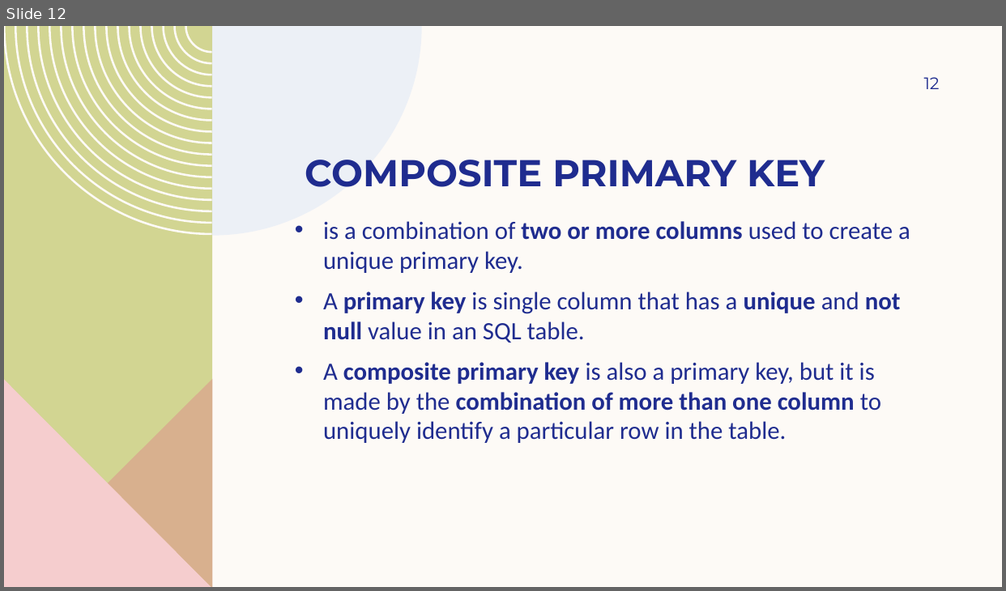
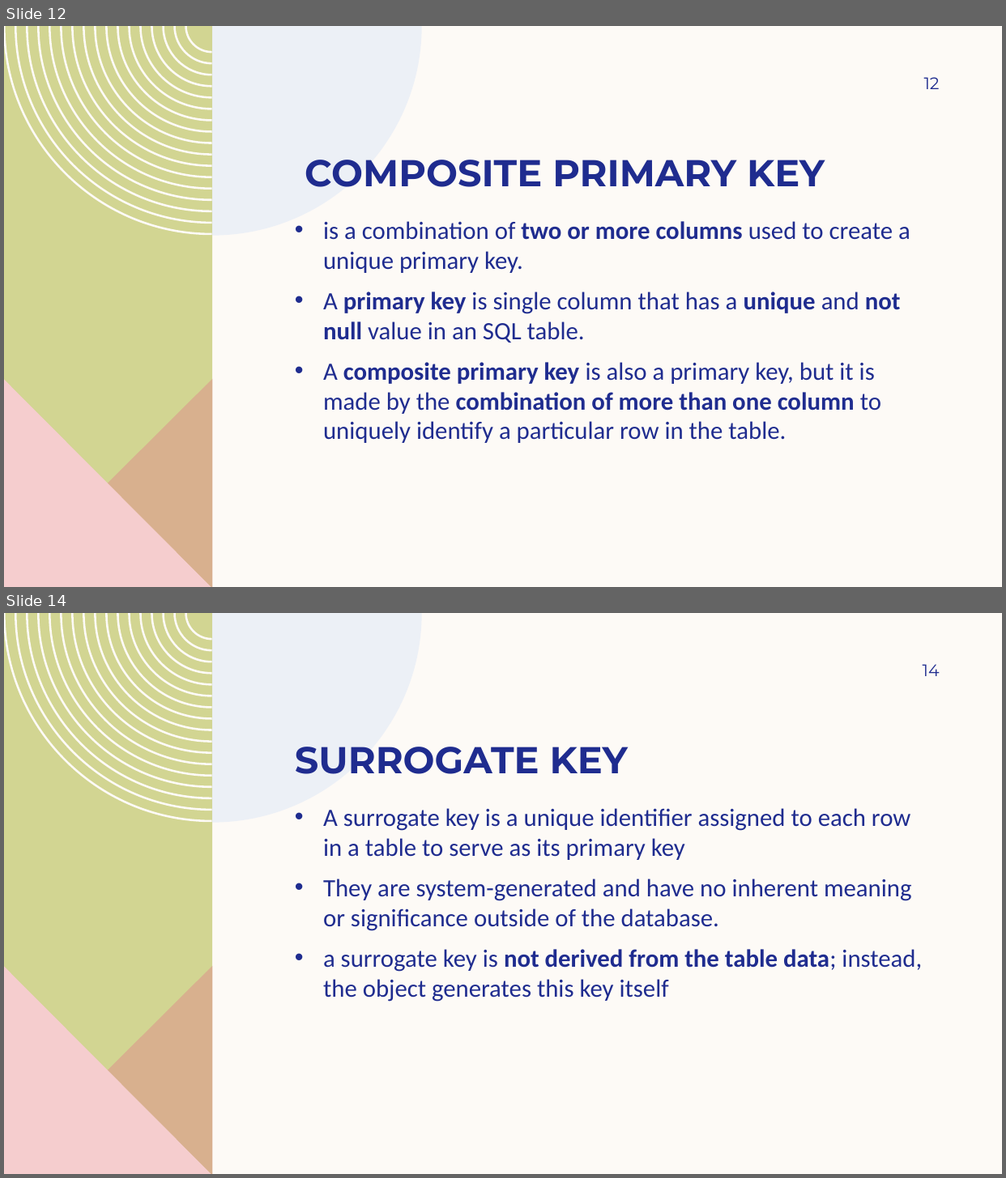
Before and after one commit to som-IT/SQL-slides, a slide deck: database relationships.pptx. Shown one above the other, each under a label of ours: slide 12 before the commit, slides 12 and 14 after it; the slides between them are not shown. The pictures are 1006x591 and 1006x1178 pixels, drawn with LibreOffice and Linux fonts; fonts in the diff are those of the drawing. Boxes give left, top, right and bottom in pixels: in the first picture for what was removed or moved away, otherwise in the second. Text is boxed around its words. In the diff, an @@ line names an element or a change of style, - is before the commit and + after.

```diff
--- a/database relationships.pptx
+++ b/database relationships.pptx
@@ slide 14 added at [4,613,1002,1174], background #FDFAF6; not listed: 5 template elements that a slide beside it also shows @@
@@ page number added at [923,664,940,676], 16 pt, text #1F2C8F @@
+14
@@ title added at [295,747,628,774], 36 pt, text #1F2C8F, bold @@
+SURROGATE KEY
@@ text added at [323,808,922,1002], 24 pt, text #1F2C8F @@
+• A surrogate key is a unique identifier assigned to each row in a table to serve as its primary key
+• They are system-generated and have no inherent meaning or significance outside of the database.
+• a surrogate key is not derived from the table data; instead, the object generates this key itself
```
Also in this commit, not shown: 1 other slide added.
